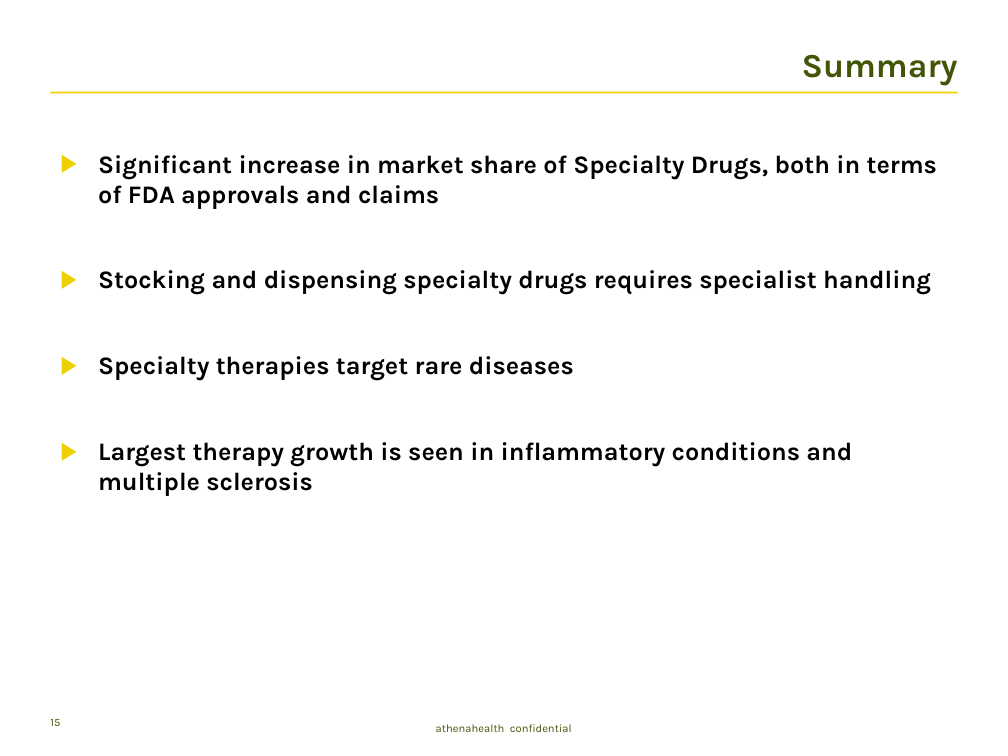
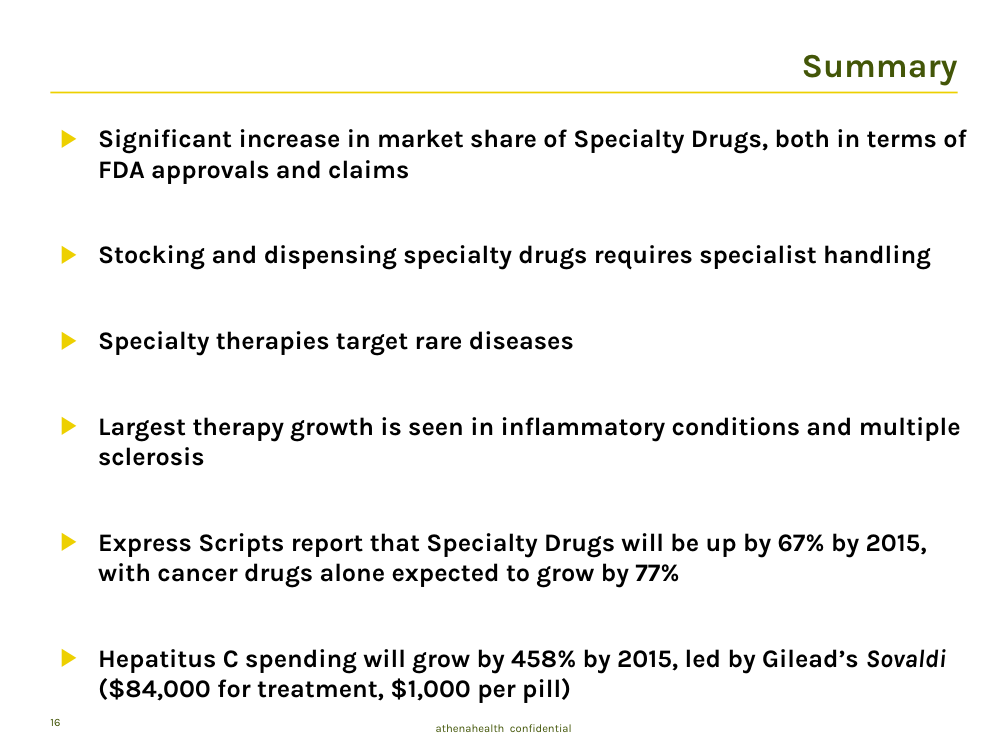
Before and after one commit to tpbrennan/fda, a slide deck: slide 16 of pubs/pharma.pptx (slide 15 before the commit). Drawn at 1008x756 pixels with LibreOffice and Linux fonts; fonts in the diff are those of the drawing; background and template pictures are left out. Boxes give left, top, right and bottom in pixels: in the first picture for what was removed or moved away, otherwise in the second. Text is boxed around its words. In the diff, an @@ line names an element or a change of style, - is before the commit and + after.

```diff
--- a/pubs/pharma.pptx
+++ b/pubs/pharma.pptx
@@ text "Significant increase in market share ...": place and size @@
-text "Significant increase in market share ..." at <box>98,155,937,496</box>
+text "Significant increase in market share ..." at <box>98,129,966,703</box>
@@ text at <box>98,533,947,703</box>: paragraphs added @@
+▶ Express Scripts report that Specialty Drugs will be up by 67% by 2015, with cancer drugs alone expected to grow by 77%
+▶ Hepatitus C spending will grow by 458% by 2015, led by Gilead’s Sovaldi ($84,000 for treatment, $1,000 per pill)
```
Also in this commit, not shown: 3 other slides changed, 3 slides added, 1 slide removed, 5 other files.
